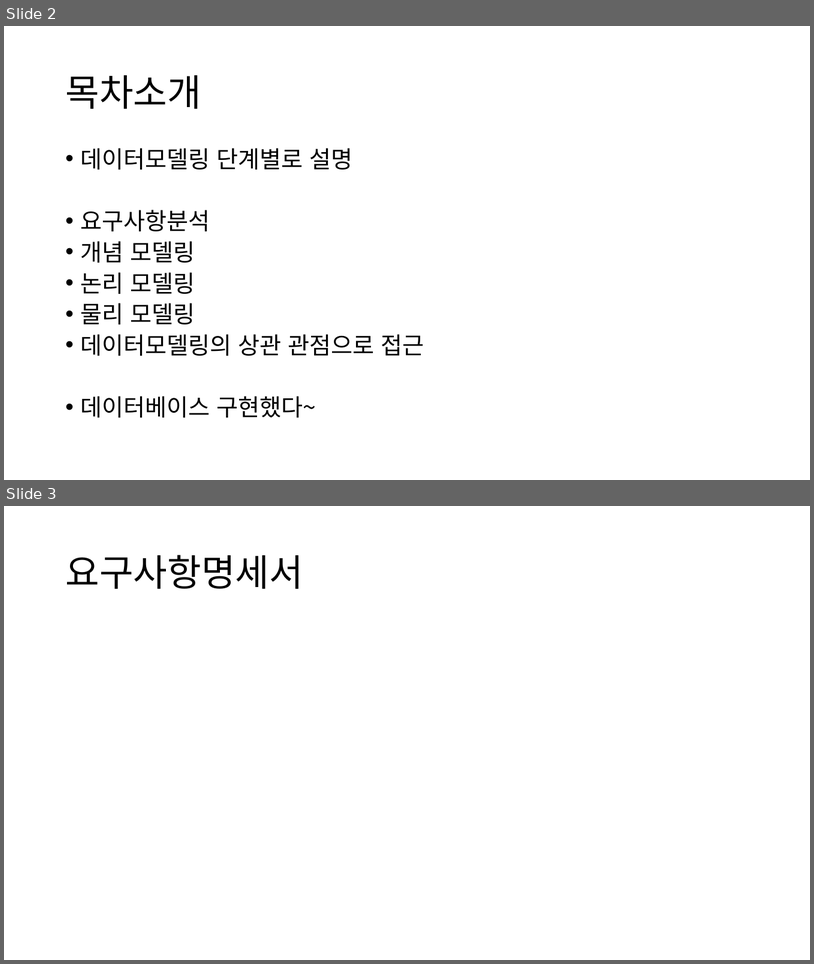
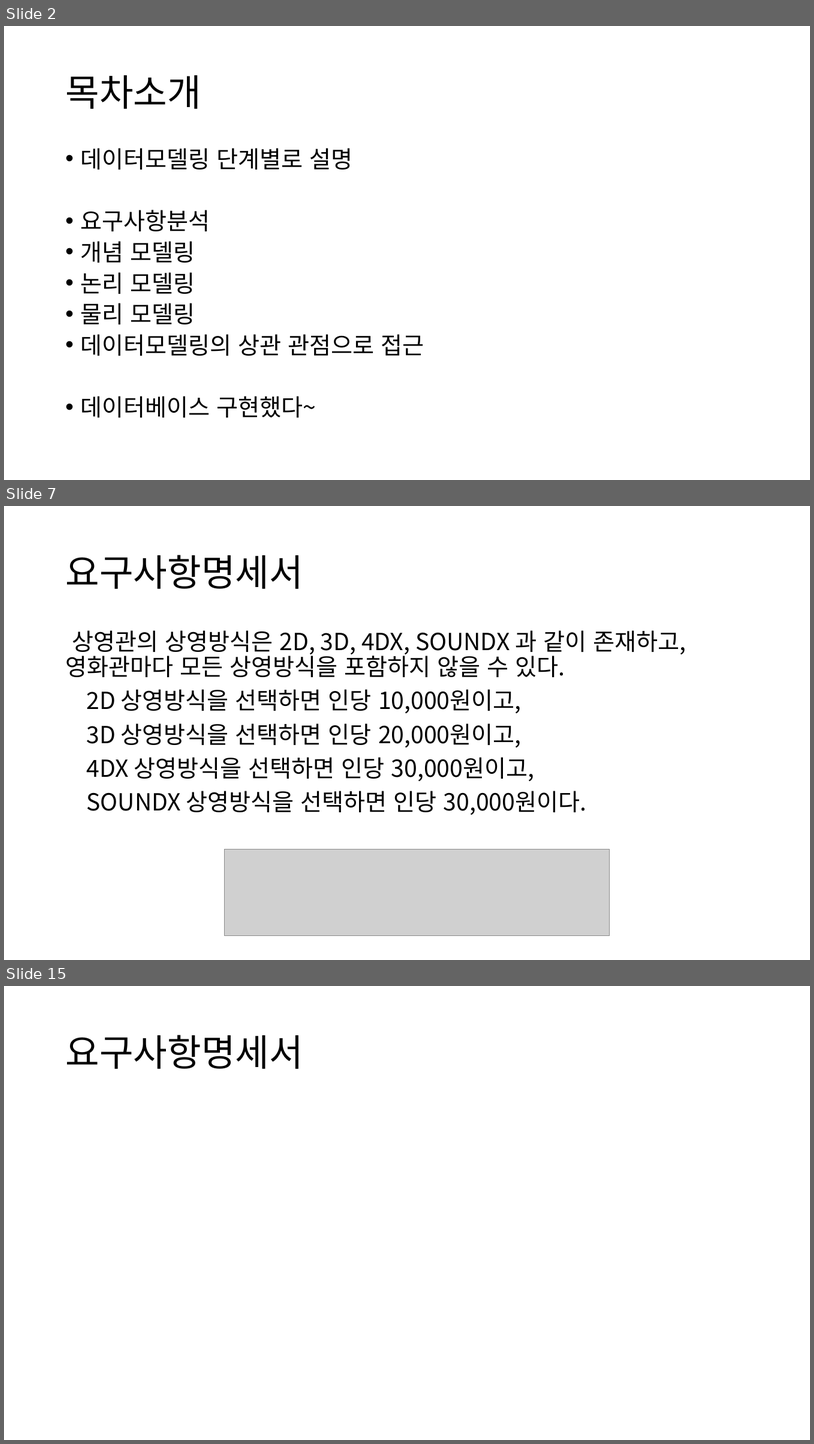
Before and after one commit to Cinema-System/My-Cinema, a slide deck: 중간발표/다은발표준비.pptx. Shown one above the other, each under a label of ours: slides 2 and 3 before the commit, slides 2, 7 and 15 after it; the slides between them are not shown. The pictures are 814x964 and 814x1444 pixels, drawn with LibreOffice and Linux fonts; fonts in the diff are those of the drawing; grey boxes stand for pictures. Boxes give left, top, right and bottom in pixels: in the first picture for what was removed or moved away, otherwise in the second. Text is boxed around its words. In the diff, an @@ line names an element or a change of style, - is before the commit and + after.

```diff
--- a/중간발표/다은발표준비.pptx
+++ b/중간발표/다은발표준비.pptx
@@ slide 7 added at (4,506,810,960), background #FFFFFF @@
@@ title added at (65,555,303,589), 44 pt, text #000000 @@
+요구사항명세서
@@ text added at (65,630,686,814), 28 pt, text #000000 @@
+상영관의 상영방식은 2D, 3D, 4DX, SOUNDX 과 같이 존재하고, 영화관마다 모든 상영방식을 포함하지 않을 수 있다.
+2D 상영방식을 선택하면 인당 10,000원이고,
+3D 상영방식을 선택하면 인당 20,000원이고,
+4DX 상영방식을 선택하면 인당 30,000원이고,
+SOUNDX 상영방식을 선택하면 인당 30,000원이다.
@@ picture added at (225,849,609,936) @@
@@ what was slide 3 is now slide 15 @@
```
Also in this commit, not shown: 13 other slides added, 2 other files.
